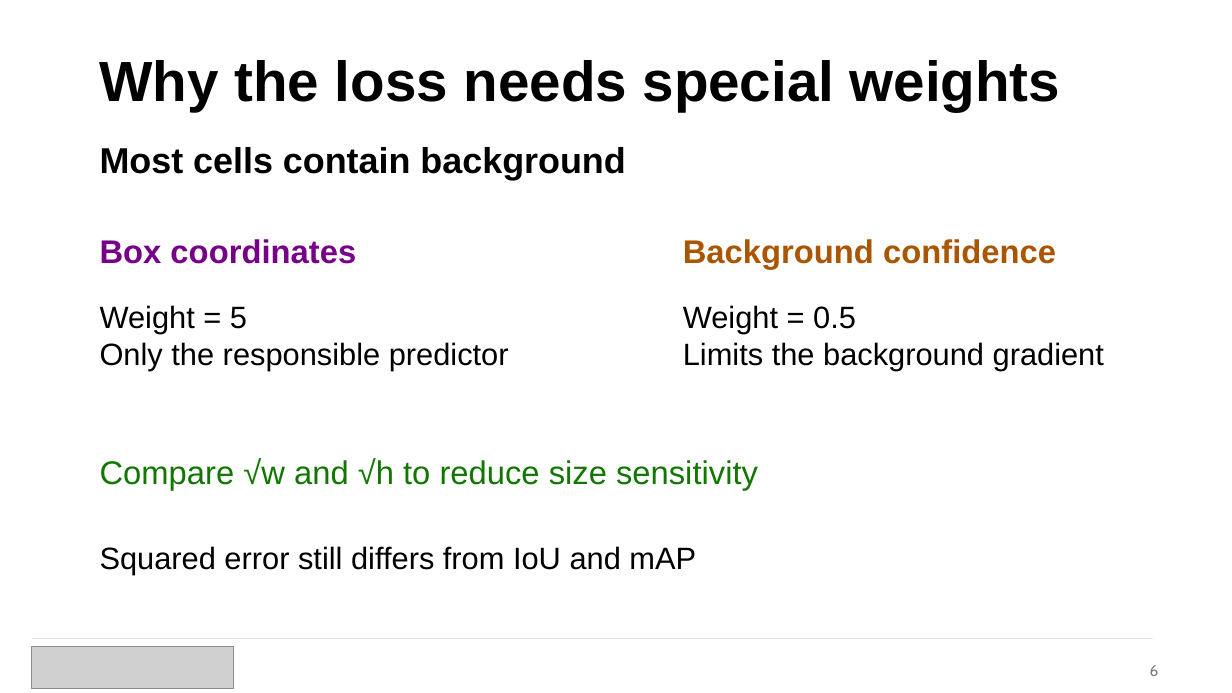
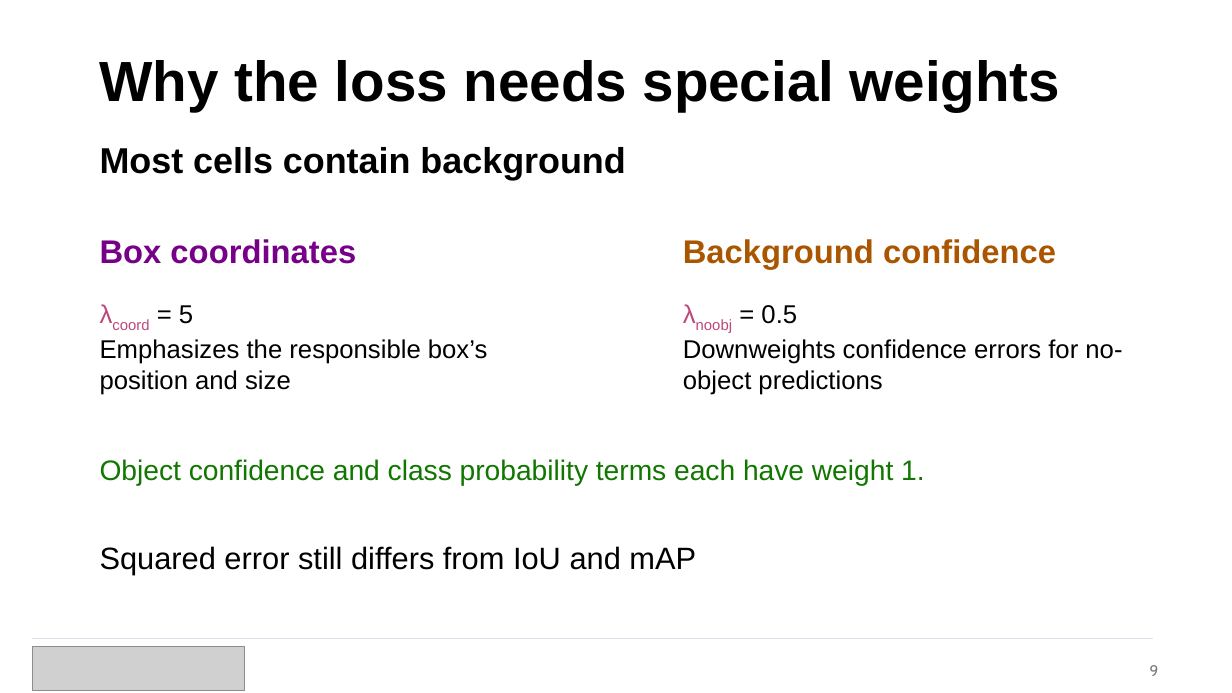
Before and after one commit to navrajkambo/EECE568_26-27, a slide deck: slide 9 of Paper Presentation/YOLO - UBC EECE 568.pptx (slide 6 before the commit). Drawn at 1232x693 pixels with LibreOffice and Linux fonts; fonts in the diff are those of the drawing; grey boxes stand for pictures. Boxes give left, top, right and bottom in pixels: in the first picture for what was removed or moved away, otherwise in the second. Text is boxed around its words. In the diff, an @@ line names an element or a change of style, - is before the commit and + after.

```diff
--- a/Paper Presentation/YOLO - UBC EECE 568.pptx
+++ b/Paper Presentation/YOLO - UBC EECE 568.pptx
@@ text at (100,305,488,395): text changed; size 24 to 20 pt @@
-Weight = 5
-Only the responsible predictor
+λcoord = 5
+Emphasizes the responsible box’s position and size
@@ text at (683,305,1122,395): text changed; size 24 to 20 pt @@
-Weight = 0.5
-Limits the background gradient
+λnoobj = 0.5
+Downweights confidence errors for no-object predictions
@@ text at (100,459,924,486): text changed; size 25.5 to 22 pt @@
-Compare √w and √h to reduce size sensitivity
+Object confidence and class probability terms each have weight 1.
@@ picture: place and size @@
-picture at (31,647,234,689)
+picture at (32,646,245,690)
@@ text at (1150,665,1159,676): text changed @@
-6
+9
```
Also in this commit, not shown: 14 other slides changed, 7 slides added, 1 other file.
